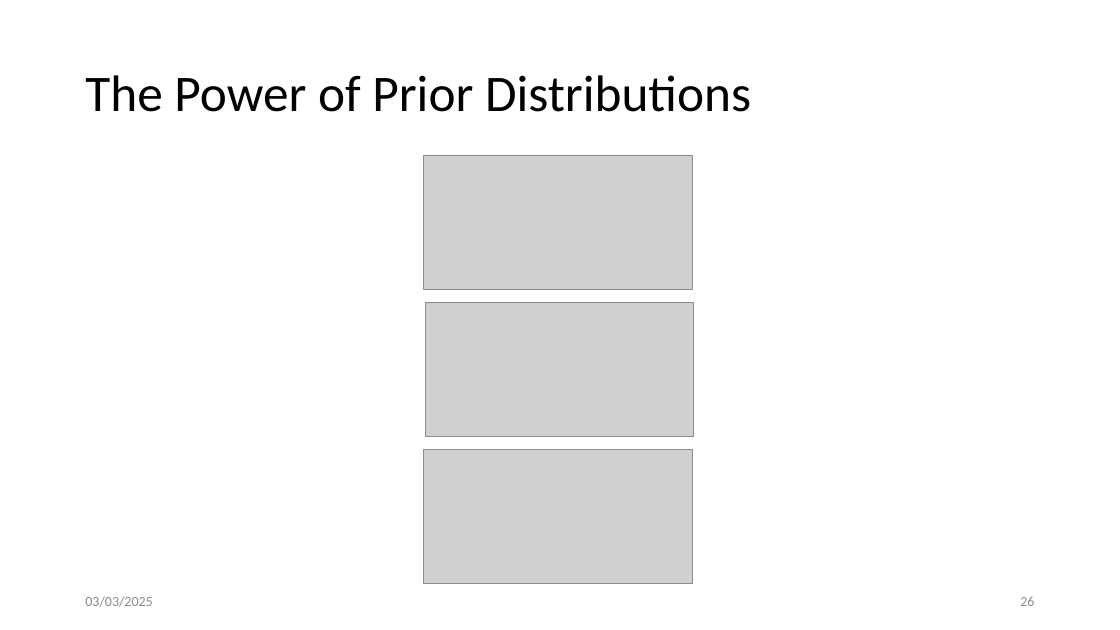
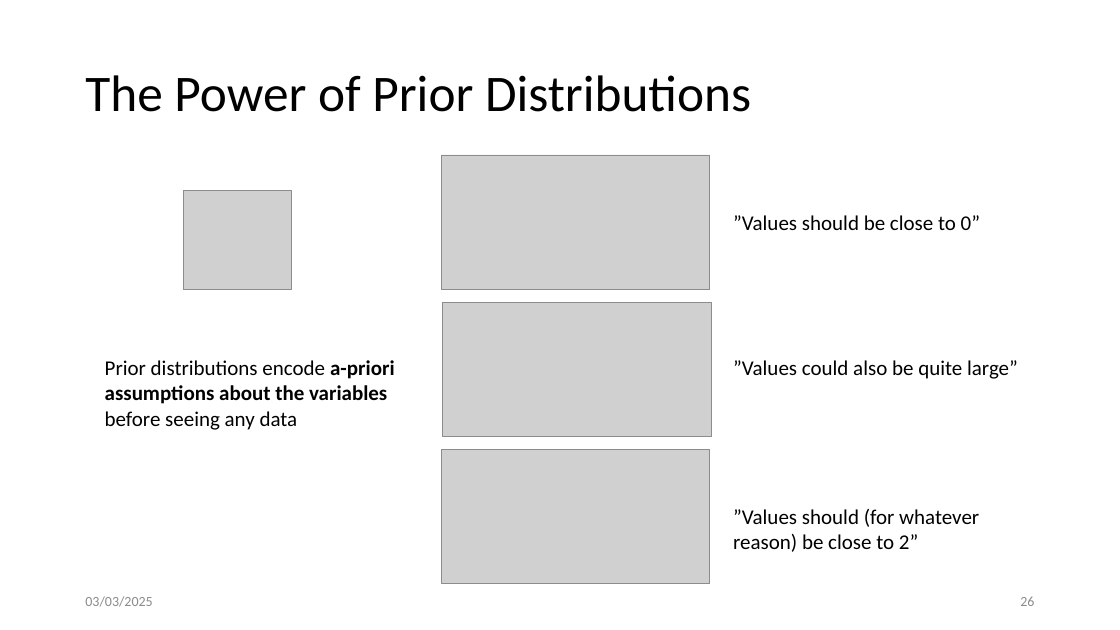
Before and after one commit to penelopenelope/ebi_mofa_workshop_precision_medicine, a slide deck: slide 27 of presentation.pptx. Drawn at 1120x630 pixels with LibreOffice and Linux fonts; fonts in the diff are those of the drawing; grey boxes stand for pictures. Boxes give left, top, right and bottom in pixels: in the first picture for what was removed or moved away, otherwise in the second. Text is boxed around its words. In the diff, an @@ line names an element or a change of style, - is before the commit and + after.

```diff
--- a/presentation.pptx
+++ b/presentation.pptx
@@ 3 pictures moved together from (x1=423, y1=155, x2=694, y2=584) to (x1=442, y1=155, x2=712, y2=584) @@
@@ picture added at (x1=183, y1=191, x2=292, y2=290) @@
@@ text added at (x1=733, y1=215, x2=980, y2=230), 18 pt, text #000000 @@
+”Values should be close to 0”
@@ text added at (x1=105, y1=360, x2=395, y2=430), 18 pt, text #000000 @@
+Prior distributions encode a-priori assumptions about the variables before seeing any data
@@ text added at (x1=733, y1=360, x2=1018, y2=379), 18 pt, text #000000 @@
+”Values could also be quite large”
@@ text added at (x1=733, y1=509, x2=979, y2=552), 18 pt, text #000000 @@
+”Values should (for whatever reason) be close to 2”
```
Also in this commit, not shown: 2 other slides changed.
